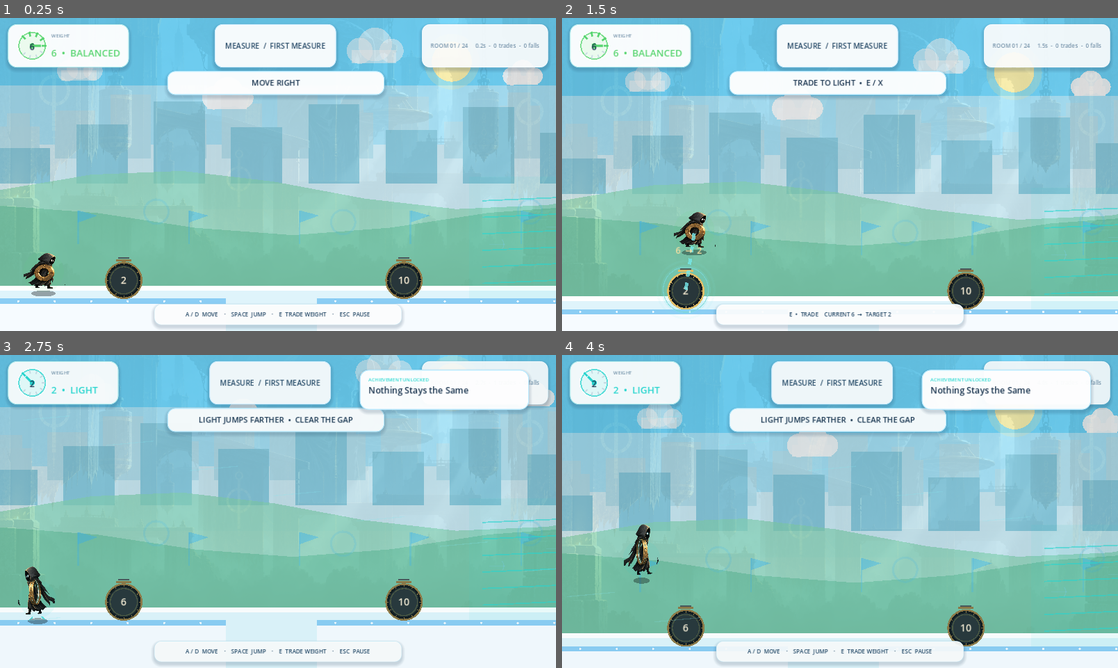
Above: before the commit, frames 1-4 (two rows, left to right).
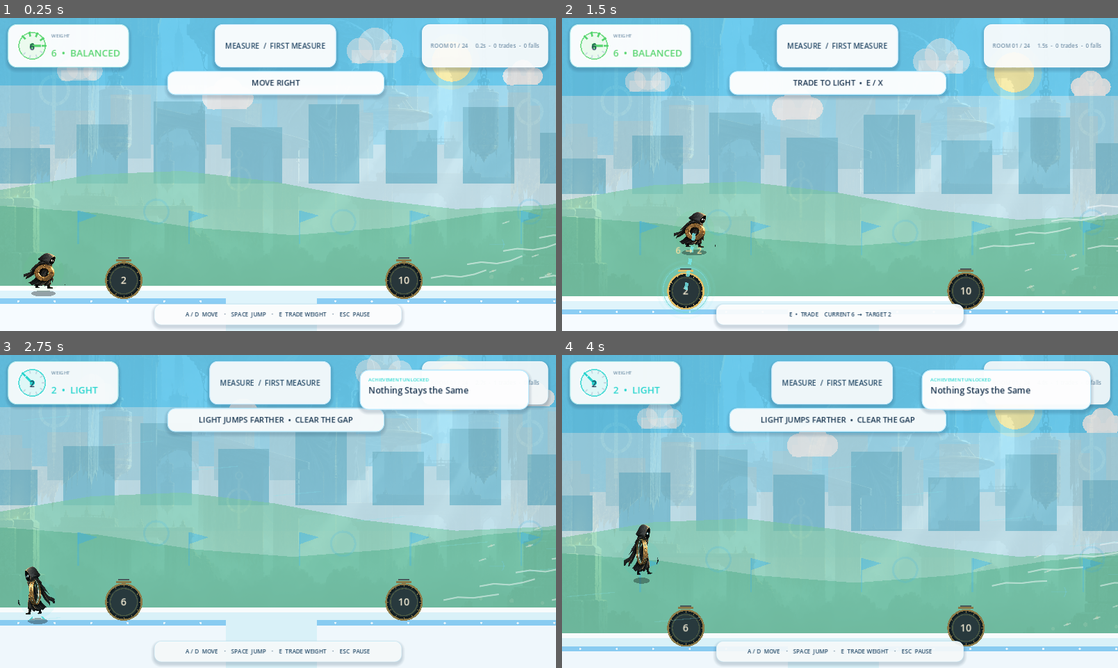
Above: after the commit, the same moments.

Repository: lienowen/how-heavy
Game: Godot game, scene res://scenes/main.tscn
Same seed, same stepped clock (60 frames per second), same inputs: the game is played once before the commit and once after it.
Inputs (mouse positions are in pixels of both pictures, inside the frame that each line leads up to):
- Up to frame 1 (0.25 s): no input
- Up to frame 2 (1.5 s): tap Enter (ui_accept) at 0.5 s; move the mouse to (962, 158) at 0.52 s; hold D (move_right) 0.53-1.25 s; tap E (exchange) at 0.6 s; click (962, 158) at 0.67 s; tap Space (jump) at 0.77 s; drag from (728, 190) to (684, 290) at 1.27 s
- Up to frame 3 (2.75 s): move the mouse to (333, 442) at 2.02 s; hold A (move_left) from 2.03 s (still down); tap E (exchange) at 2.1 s
- Up to frame 4 (4 s): release A (move_left) at 2.75 s; drag from (812, 574) to (967, 602) at 2.77 s; move the mouse to (1006, 558) at 3.52 s; hold D (move_right) from 3.53 s (still down); tap E (exchange) at 3.6 s; tap Space (jump) at 3.77 s

The runs differ from the first frame. In frame 1, 0.5% of the frame differs, in the area x 77-100%, y 57-85%; in frame 2, 0.6%, in the area x 75-100%, y 59-89%; in frame 3, 0.5%; in frame 4, 0.6%.

Commit message:
Make wind read as moving air instead of a colored zone

Diff:
--- a/scripts/world_production_art_fixed.gd
+++ b/scripts/world_production_art_fixed.gd
@@ -1,11 +1,17 @@
 extends "res://scripts/world_first_session.gd"
 const BearerType = preload("res://scripts/player_bearer.gd")
 var production_background: Texture2D
+var visual_time := 0.0
 
 func _ready() -> void:
 	production_background = load("res://art/production/measure-hall-background-v1.png")
 	super()
 	queue_redraw()
+
+func _process(delta: float) -> void:
+	visual_time += delta
+	super(delta)
+	if not wind_zones.is_empty(): queue_redraw()
 
 func spawn_player() -> void:
 	player = BearerType.new()
@@ -53,11 +59,7 @@
 				draw_circle(Vector2(mark_x, target.position.y + 6), 2.5, Color(1, 1, 1, 0.86))
 
 	for zone in wind_zones:
-		var start := float(zone[0])
-		var finish := float(zone[1])
-		draw_rect(Rect2(start, 390, finish - start, 280), Color(ProductionTheme.CYAN, 0.07))
-		for y in range(445, 650, 38):
-			draw_line(Vector2(start + 30, y), Vector2(finish - 30, y - 16), Color(ProductionTheme.CYAN, 0.58), 3.0)
+		draw_wind_zone(float(zone[0]), float(zone[1]), float(zone[2]))
 
 	if needs_break and broken:
 		var item = room_layout.fragile[0]
@@ -65,3 +67,44 @@
 		for i in range(8):
 			var splash_x := float(item[0]) + 16.0 + i * 22.0
 			draw_circle(Vector2(splash_x, float(item[1]) + 18.0 + (i % 2) * 10.0), 5.0, Color(1, 1, 1, 0.65))
+
+func draw_wind_zone(start: float, finish: float, force: float) -> void:
+	# Wind is invisible in real life, so sell it through moving streaks, dust and nearby motion.
+	# Positive force is a headwind that travels from right to left.
+	var span := maxf(80.0, finish - start)
+	var speed := 150.0 + force * 0.12
+	var alpha := clampf(0.28 + force / 3000.0, 0.3, 0.62)
+
+	# Sparse animated streamlines. No colored rectangle: the air itself appears to move.
+	for row in range(7):
+		var y := 430.0 + row * 31.0
+		var lane_phase := fposmod(visual_time * speed + row * 83.0, span + 160.0)
+		var head_x := finish + 80.0 - lane_phase
+		for repeat in range(2):
+			var x := head_x + repeat * (span * 0.58)
+			if x < start - 90.0 or x > finish + 90.0: continue
+			var wobble := sin(visual_time * 3.0 + row * 0.8) * 5.0
+			var points := PackedVector2Array([
+				Vector2(x + 82, y - 8 + wobble),
+				Vector2(x + 55, y - 2),
+				Vector2(x + 24, y + 3 - wobble * 0.25),
+				Vector2(x - 12, y + 1),
+				Vector2(x - 44, y + 7 + wobble * 0.2),
+			])
+			draw_polyline(points, Color(1, 1, 1, alpha), 2.2, true)
+
+	# Small drifting debris makes wind strength legible without looking like a UI effect.
+	for i in range(10):
+		var drift := fposmod(visual_time * (115.0 + i * 4.0) + i * 97.0, span + 90.0)
+		var x := finish + 45.0 - drift
+		if x < start - 25.0 or x > finish + 25.0: continue
+		var y := 465.0 + float((i * 37) % 150) + sin(visual_time * 4.0 + i) * 7.0
+		var size := 2.0 + float(i % 3)
+		draw_circle(Vector2(x, y), size, Color("b6caa8", 0.55))
+		draw_line(Vector2(x + 7, y - 2), Vector2(x - 8, y + 3), Color(1, 1, 1, 0.38), 1.5, true)
+
+	# A subtle ground dust trail anchors the wind to the world.
+	for i in range(6):
+		var dust_x := finish - fposmod(visual_time * 95.0 + i * 71.0, span)
+		var dust_y := 630.0 - float(i % 3) * 5.0
+		draw_circle(Vector2(dust_x, dust_y), 4.0 + i % 2, Color(0.78, 0.86, 0.75, 0.18))
